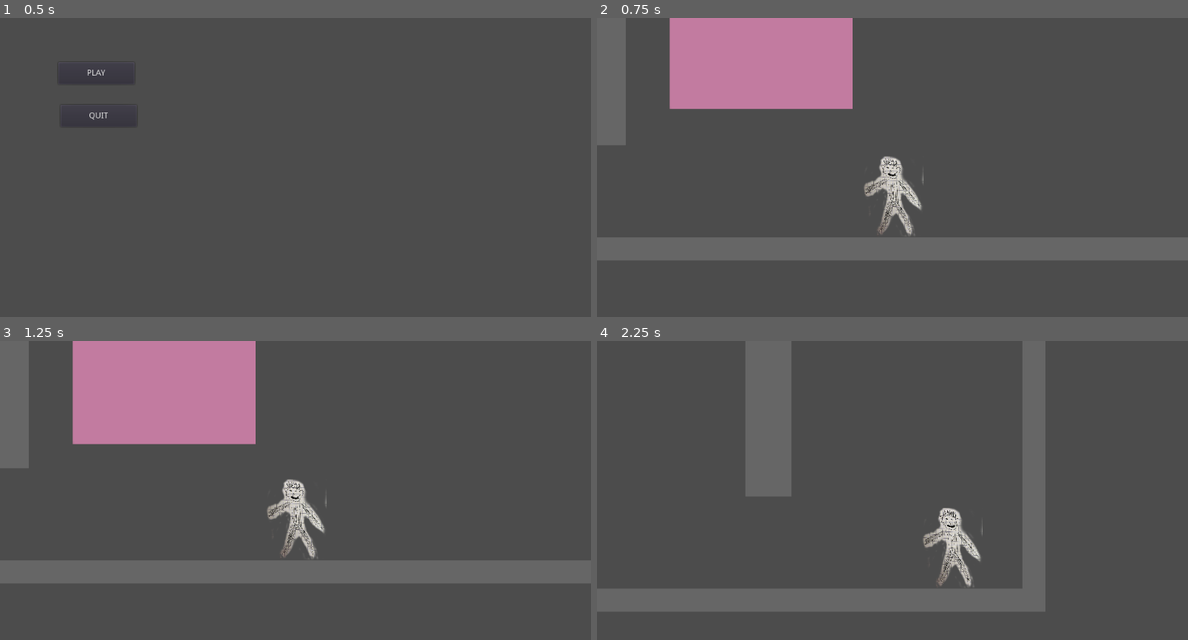
Above: before the commit, frames 1-4 (two rows, left to right).
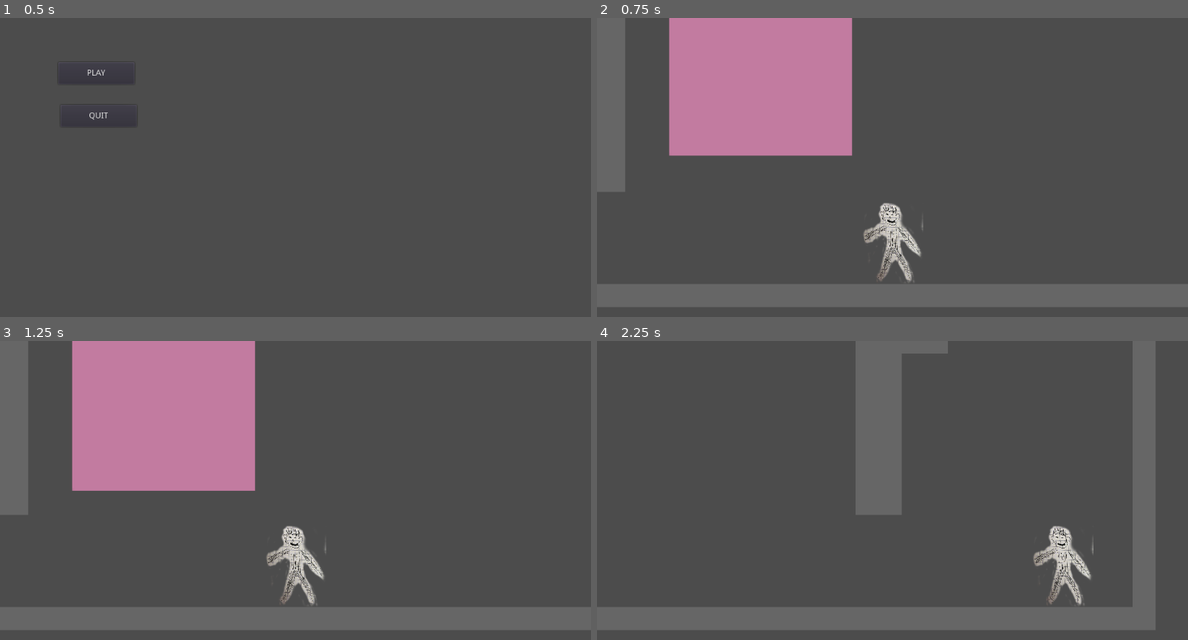
Above: after the commit, the same moments.

Repository: glitchcore/pick-the-lock
Game: Godot game, scene res://Scenes/Menu.tscn
The game is run twice, just before and just after one commit, with the same random seed, the same clock (stepped at 60 frames per second) and the same inputs.
Inputs:
- Up to frame 1 (0.5 s): no input
- Up to frame 2 (0.75 s): click "PLAY" at 0.5 s
- Up to frame 3 (1.25 s): no input
- Up to frame 4 (2.25 s): hold Right (ui_right) from 1.28 s (still down); tap Space (jump) at 1.52 s

Frame 1 is identical in both runs. In frame 2, 22% of the frame differs, in the area x 0-100%, y 0-97%; in frame 3, 22%; in frame 4, 28%, in the area x 0-95%, y 0-97%.

Commit message:
camera limits

Diff:
--- a/Actors/Player.tscn
+++ b/Actors/Player.tscn
@@ -20,6 +20,11 @@
 shape = SubResource( 3 )
 
 [node name="Camera2D" type="Camera2D" parent="."]
+position = Vector2( 1, 0 )
 current = true
+limit_left = -100
+limit_top = -100
+limit_right = 2100
+limit_bottom = 1300
 drag_margin_h_enabled = true
 drag_margin_v_enabled = true
